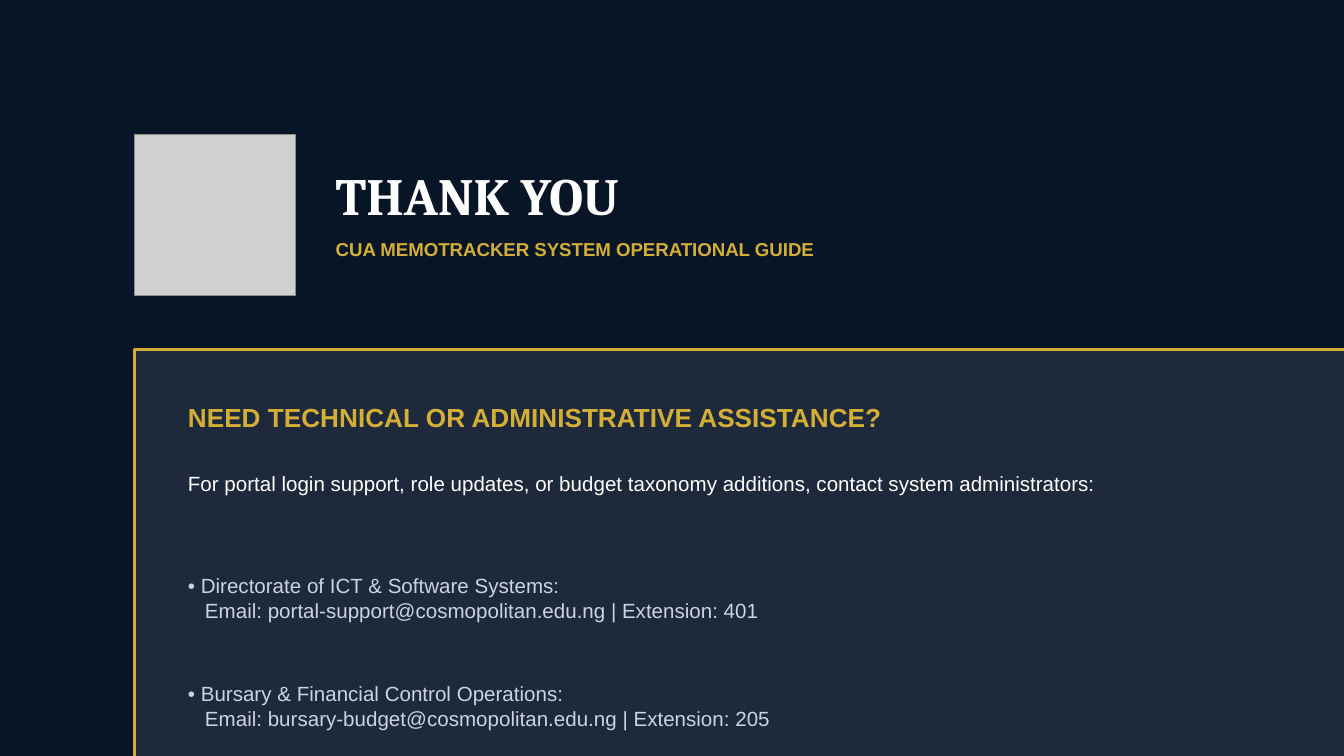
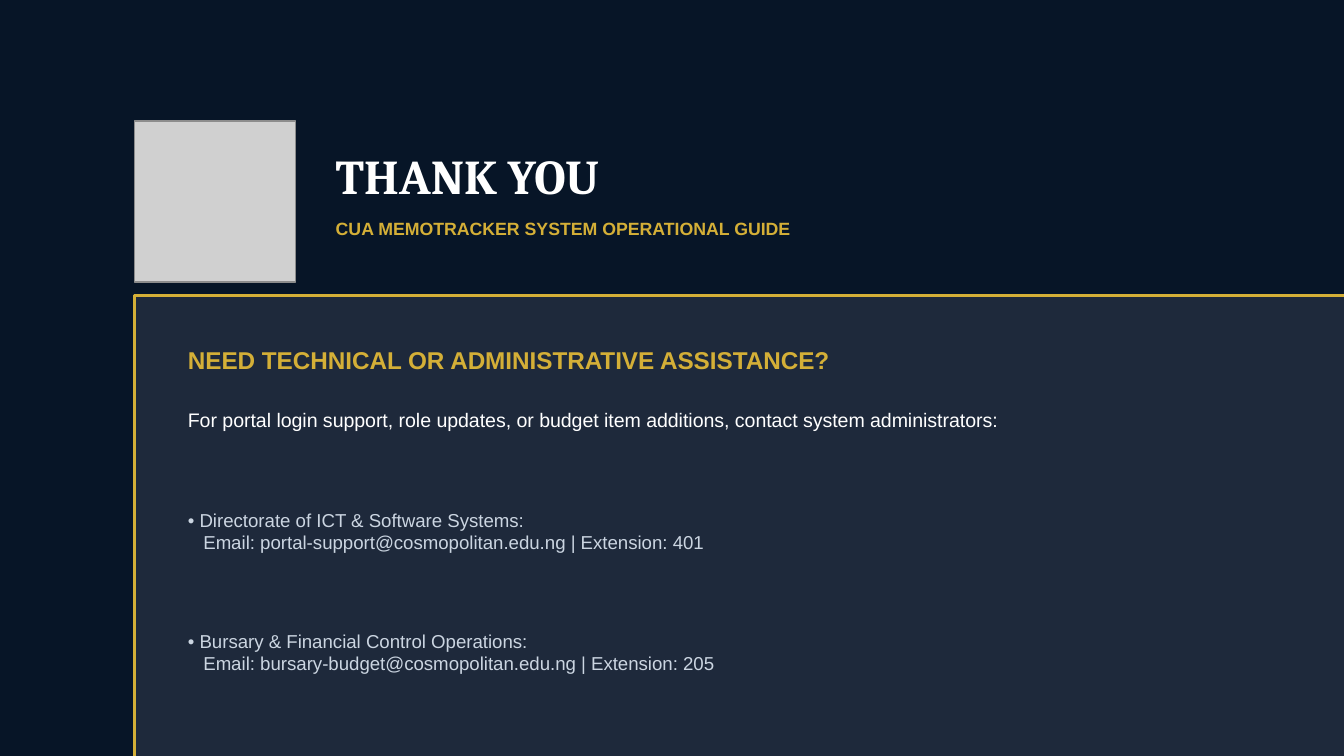
Before and after one commit to DevSadeeqSafana/CUA-MEMOTRACKER, a slide deck: slide 15 of public/CUAMemoTracker_User_Manual.pptx. Drawn at 1344x756 pixels with LibreOffice and Linux fonts; fonts in the diff are those of the drawing; grey boxes stand for pictures. Boxes give left, top, right and bottom in pixels: in the first picture for what was removed or moved away, otherwise in the second. Text is boxed around its words. In the diff, an @@ line names an element or a change of style, - is before the commit and + after.

```diff
--- a/public/CUAMemoTracker_User_Manual.pptx
+++ b/public/CUAMemoTracker_User_Manual.pptx
@@ picture: place and size @@
-picture at <box>134,134,296,296</box>
+picture at <box>134,121,296,282</box>
@@ text "THANK YOU": place and size @@
-text "THANK YOU" at <box>336,179,619,216</box>
+text "THANK YOU" at <box>336,161,599,195</box>
@@ text "THANK YOU" at <box>336,161,599,195</box>: size 28 to 26 pt @@
@@ text "CUA MEMOTRACKER SYSTEM OPERATIONAL GUIDE": place and size @@
-text "CUA MEMOTRACKER SYSTEM OPERATIONAL GUIDE" at <box>336,243,814,256</box>
+text "CUA MEMOTRACKER SYSTEM OPERATIONAL GUIDE" at <box>336,222,790,235</box>
@@ text "CUA MEMOTRACKER SYSTEM OPERATIONAL GUIDE" at <box>336,222,790,235</box>: size 10 to 9.5 pt @@
@@ rectangle: place and size @@
-rectangle at <box>134,349,1344,756</box>
+rectangle at <box>134,296,1344,756</box>
@@ text "NEED TECHNICAL OR ADMINISTRATIVE ASSISTANCE?": place and size @@
-text "NEED TECHNICAL OR ADMINISTRATIVE ASSISTANCE?" at <box>188,408,881,428</box>
+text "NEED TECHNICAL OR ADMINISTRATIVE ASSISTANCE?" at <box>188,352,829,369</box>
@@ text "NEED TECHNICAL OR ADMINISTRATIVE ASSISTANCE?" at <box>188,352,829,369</box>: size 14 to 13 pt @@
@@ text at <box>188,412,998,431</box>: text changed; size 11 to 10.5 pt @@
-For portal login support, role updates, or budget taxonomy additions, contact system administrators:
+For portal login support, role updates, or budget item additions, contact system administrators:
@@ text "• Directorate of ICT & ..." at <box>200,513,704,553</box>: size 11 to 10 pt @@
@@ text "• Directorate of ICT & ...": place and size @@
-text "• Directorate of ICT & ..." at <box>201,578,758,623</box>
+text "• Directorate of ICT & ..." at <box>200,513,704,553</box>
@@ text "• Bursary & Financial Control ...": place and size @@
-text "• Bursary & Financial Control ..." at <box>201,686,769,730</box>
+text "• Bursary & Financial Control ..." at <box>200,634,714,674</box>
@@ text "• Bursary & Financial Control ..." at <box>200,634,714,674</box>: size 11 to 10 pt @@
```
Also in this commit, not shown: 14 other slides changed, 21 other files.
